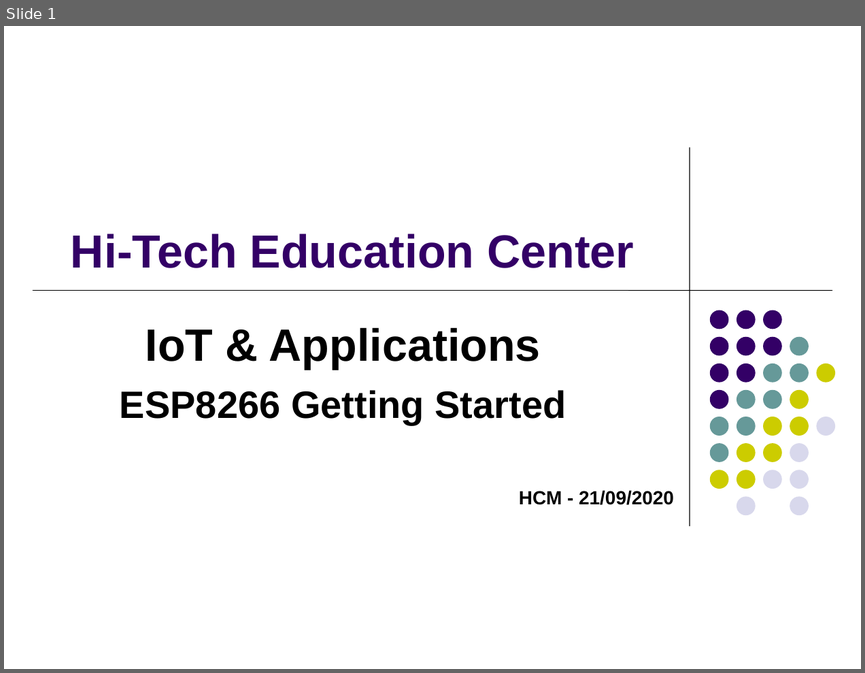
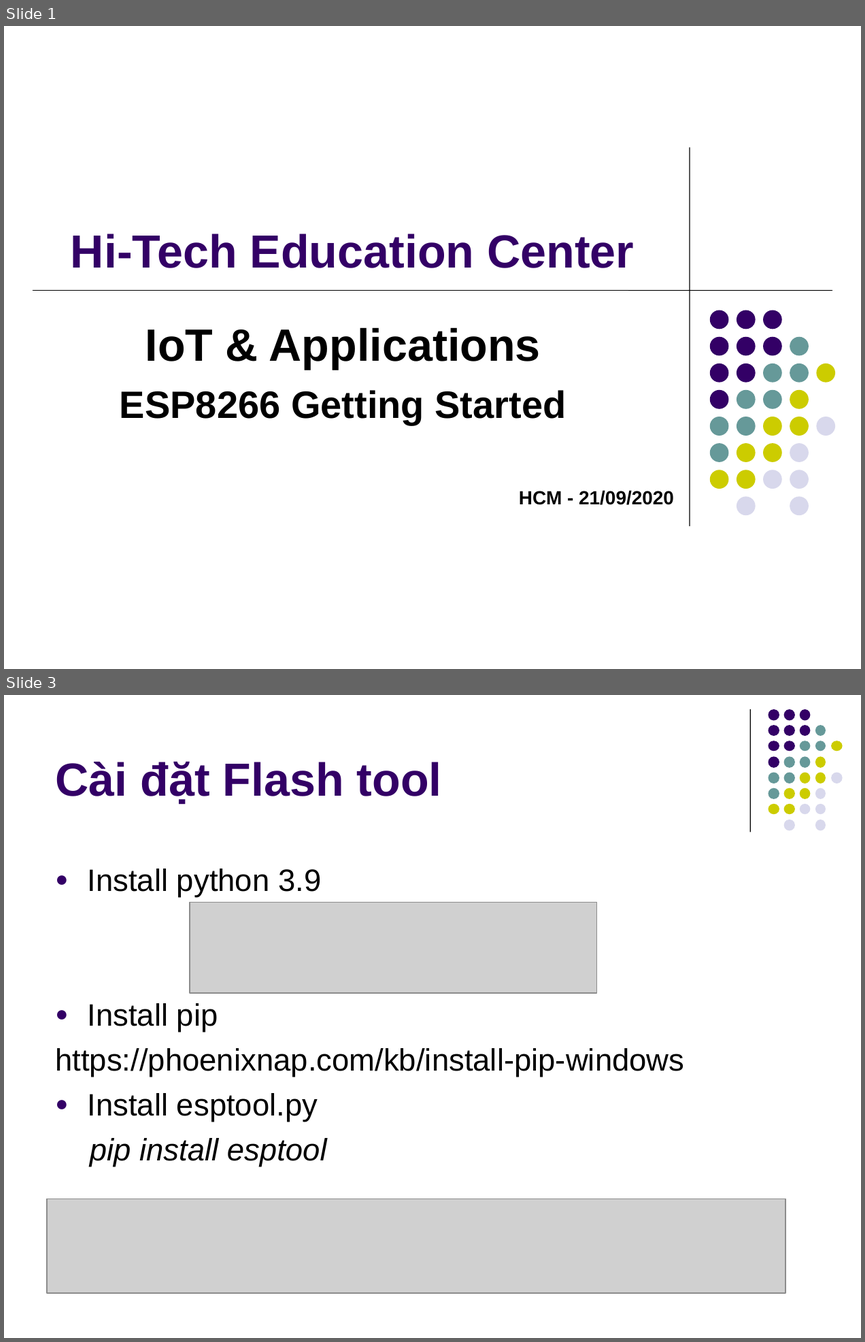
Before and after one commit to kmtekvn/hi-tech, a slide deck: 01.slides/Buoi 2 - ESP8266 Basic/02 - Giao tiếp ESP8266.ppt. Shown one above the other, each under a label of ours: slide 1 before the commit, slides 1 and 3 after it; the slides between them are not shown. The pictures are 865x673 and 865x1342 pixels, drawn with LibreOffice and Linux fonts; fonts in the diff are those of the drawing; grey boxes stand for pictures. Boxes give left, top, right and bottom in pixels: in the first picture for what was removed or moved away, otherwise in the second. Text is boxed around its words. In the diff, an @@ line names an element or a change of style, - is before the commit and + after.

```diff
--- a/01.slides/Buoi 2 - ESP8266 Basic/02 - Giao tiếp ESP8266.ppt
+++ b/01.slides/Buoi 2 - ESP8266 Basic/02 - Giao tiếp ESP8266.ppt
@@ slide 3 added at (4,695,861,1338), background #FFFFFF @@
@@ line added from (750, 709) to (750, 832), #000000 0.74 pt @@
@@ title added at (56,761,442,804), 39 pt, text #330066, bold @@
+Cài đặt Flash tool
@@ group added at (768,709,842,830): 31 ellipses @@
@@ text added at (55,868,684,1166), 26 pt, text #000000 @@
+● Install python 3.9
+● Install pip
+https://phoenixnap.com/kb/install-pip-windows
+● Install esptool.py
+pip install esptool
@@ picture added at (190,902,597,993) @@
@@ picture added at (47,1199,785,1293) @@
```
Also in this commit, not shown: 2 slides changed, 12 other slides added, 6 slides removed, 3 other files.
